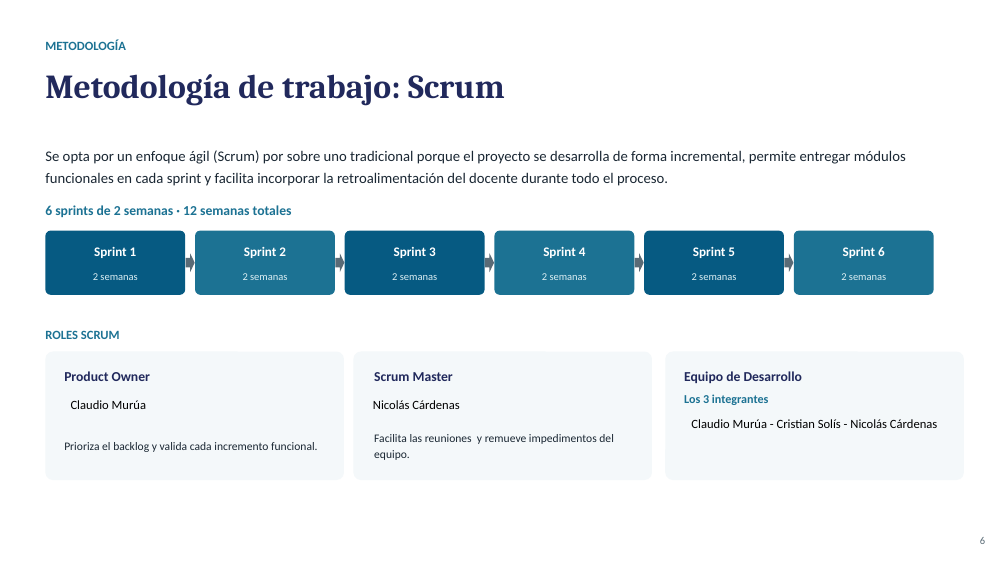
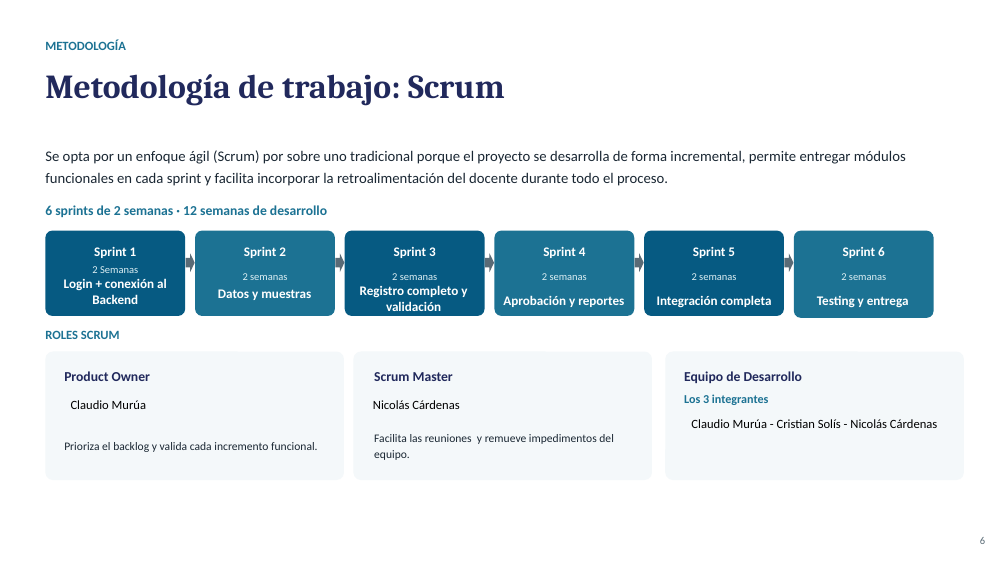
Before and after one commit to NicolasCardenas1/ConectaGo, a slide deck: slide 6 of Fase1/Evidencias grupales/PresentacionProyecto.pptx. Drawn at 1008x567 pixels with LibreOffice and Linux fonts; fonts in the diff are those of the drawing. Boxes give left, top, right and bottom in pixels: in the first picture for what was removed or moved away, otherwise in the second. Text is boxed around its words. In the diff, an @@ line names an element or a change of style, - is before the commit and + after.

```diff
--- a/Fase1/Evidencias grupales/PresentacionProyecto.pptx
+++ b/Fase1/Evidencias grupales/PresentacionProyecto.pptx
@@ text at bbox=[45, 205, 327, 217]: text changed @@
-6 sprints de 2 semanas · 12 semanas totales
+6 sprints de 2 semanas · 12 semanas de desarrollo
@@ rounded rectangle: place and size @@
-rounded rectangle at bbox=[45, 231, 185, 295]
+rounded rectangle at bbox=[45, 231, 185, 316]
@@ rounded rectangle: place and size @@
-rounded rectangle at bbox=[195, 231, 335, 295]
+rounded rectangle at bbox=[195, 231, 335, 316]
@@ rounded rectangle: place and size @@
-rounded rectangle at bbox=[345, 231, 485, 295]
+rounded rectangle at bbox=[345, 231, 485, 316]
@@ rounded rectangle: place and size @@
-rounded rectangle at bbox=[495, 231, 634, 295]
+rounded rectangle at bbox=[495, 231, 634, 316]
@@ rounded rectangle: place and size @@
-rounded rectangle at bbox=[644, 231, 784, 295]
+rounded rectangle at bbox=[644, 231, 784, 316]
@@ rounded rectangle: place and size @@
-rounded rectangle at bbox=[794, 231, 934, 295]
+rounded rectangle at bbox=[794, 231, 934, 318]
@@ text at bbox=[92, 266, 138, 273]: text changed @@
-2 semanas
+2 Semanas
@@ text added at bbox=[64, 278, 167, 304], 12.5 pt, text #FFFFFF, bold @@
+Login + conexión al Backend
@@ text added at bbox=[218, 289, 311, 300], 12.5 pt, text #FFFFFF, bold @@
+Datos y muestras
@@ text added at bbox=[360, 285, 467, 311], 12.5 pt, text #FFFFFF, bold @@
+Registro completo y validación
@@ text added at bbox=[503, 295, 624, 307], 12.5 pt, text #FFFFFF, bold @@
+Aprobación y reportes
@@ text added at bbox=[657, 295, 772, 308], 12.5 pt, text #FFFFFF, bold @@
+Integración completa
@@ text added at bbox=[817, 296, 909, 308], 12.5 pt, text #FFFFFF, bold @@
+Testing y entrega
```
Also in this commit, not shown: 1 other slide changed, 1 other file.
